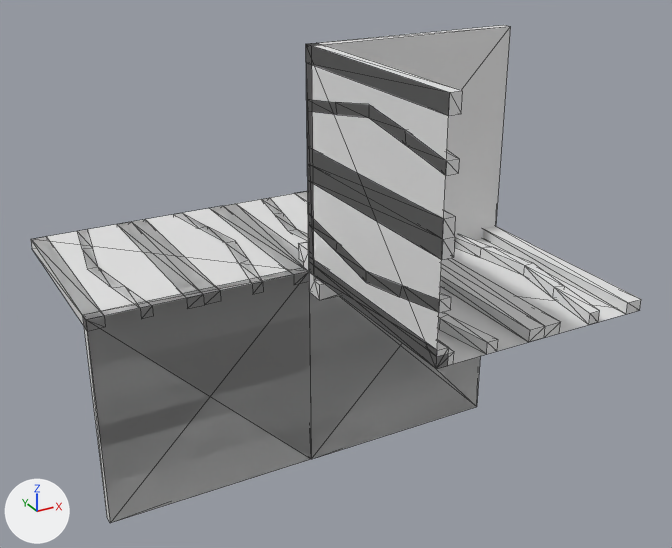
A saved change to the OBJ model Data/bmc/tiles/t_124.obj.
Before and after are seen from a 50 mm lens placed at (-0.866, -1.701, 0.83), pointed at (0.052, -0.031, -0.005). The axes (+X, +Y, +Z) are drawn at lower left. The lights are the same throughout. Mesh edges are drawn as thin lines. Where no turn or scale is listed for an object, it has been applied to the vertices.

Before the edit, the objects in view are built like this:
```python
me_t_124 = bpy.data.meshes.new('t_124')
me_t_124.from_pydata(...)  # 282 vertices, 548 faces; spans x -0.5..0.5, y -0.5..0.5, z -0.5..0.5
ob_t_124 = bpy.data.objects.new('t_124', me_t_124)
ob_t_124.location = (0.0, 0.0, 0.0)
```
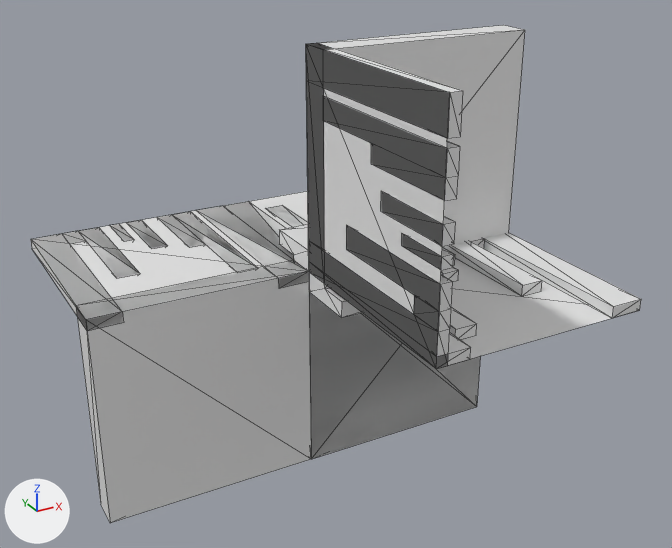
Scene script edits in JSON lines:
```json
{"block": "me_t_124", "where": "# used by ob_t_124; location = (0.0, 0.0, 0.0)"}
{"op": "remove", "block": "me_t_124", "code": "me_t_124.from_pydata(...)  # 282 vertices, 548 faces; spans x -0.5..0.5, y -0.5..0.5, z -0.5..0.5"}
{"op": "add", "block": "me_t_124", "code": "me_t_124.from_pydata(...)  # 240 vertices, 450 faces; spans x -0.5..0.5, y -0.5..0.5, z -0.5..0.5"}
{"block": "me_t_124", "change": "me_t_124 part 1: a new loose piece, a box spanning x 0.0..0.025, y -0.5..-0.3, z 0.237..0.277"}
{"block": "me_t_124", "change": "me_t_124 part 2: a new loose piece, a box spanning x 0.0..0.025, y -0.5..-0.374, z 0.193..0.218"}
{"block": "me_t_124", "change": "me_t_124 part 3: a new loose piece, a box spanning x -0.307..-0.282, y 0.374..0.5, z -0.025..0.0"}
{"block": "me_t_124", "change": "me_t_124 part 4: a new loose piece, a box spanning x -0.263..-0.223, y 0.3..0.5, z -0.025..0.0"}
{"block": "me_t_124", "change": "me_t_124 part 5: the loose piece of 38 vertices spanning x 0.071..0.138, y -0.5..0.5, z -0.025..0.025 is rebuilt with 25 vertices and now spans x 0.092..0.182, y -0.429..0.429, z -0.025..0.025"}
{"block": "me_t_124", "change": "me_t_124 part 6: the loose piece of 21 vertices spanning x 0.213..0.287, y -0.5..0.5, z -0.025..0.025 is rebuilt with 14 vertices and now spans x 0.223..0.263, y -0.2..0.2, z -0.025..0.025"}
{"block": "me_t_124", "change": "me_t_124 part 7: the loose piece of 20 vertices spanning x 0.0..0.025, y -0.5..0.0, z 0.363..0.429 is rebuilt with 14 vertices and now spans x 0.0..0.025, y -0.5..-0.071, z 0.318..0.408"}
{"block": "me_t_124", "change": "me_t_124 part 8: the loose piece of 20 vertices spanning x -0.138..-0.071, y 0.0..0.5, z -0.025..0.0 is rebuilt with 14 vertices and now spans x -0.182..-0.092, y 0.071..0.5, z -0.025..0.0"}
{"block": "me_t_124", "change": "me_t_124 part 9: the loose piece of 12 vertices spanning x 0.0..0.025, y -0.5..0.0, z 0.213..0.288 is deleted"}
{"block": "me_t_124", "change": "me_t_124 part 10: the loose piece of 12 vertices spanning x -0.287..-0.213, y 0.0..0.5, z -0.025..0.0 is deleted"}
{"block": "me_t_124", "change": "me_t_124 part 11: 127 vertices removed from x -0.5..0.5, y -0.5..0.5, z -0.5..0.5; 95 vertices added at x -0.5..0.5, y -0.5..0.5, z -0.5..0.5"}
```

Location of each change, (x1, y1, x2, y2) in pixels of the pictures (672 x 548 px; the box of a moved part takes in the faces that stretch with it):
```json
{"part": 1, "of": "me_t_124", "change": "added", "after": [381, 191, 456, 246]}
{"part": 2, "of": "me_t_124", "change": "added", "after": [402, 234, 454, 270]}
{"part": 3, "of": "me_t_124", "change": "added", "after": [109, 224, 134, 242]}
{"part": 4, "of": "me_t_124", "change": "added", "after": [127, 220, 168, 249]}
{"part": 5, "of": "me_t_124", "change": "rebuilt", "before": [261, 198, 498, 354], "after": [266, 205, 477, 340], "on screen": "11% narrower, 13% shorter"}
{"part": 6, "of": "me_t_124", "change": "rebuilt", "before": [296, 192, 561, 342], "after": [441, 267, 459, 282]}
{"part": 7, "of": "me_t_124", "change": "rebuilt", "before": [307, 100, 459, 176], "after": [323, 96, 460, 201], "on screen": "10% narrower, 38% taller"}
{"part": 8, "of": "me_t_124", "change": "rebuilt", "before": [173, 213, 263, 293], "after": [157, 213, 256, 271]}
{"part": 9, "of": "me_t_124", "change": "deleted", "before": [307, 148, 456, 260]}
{"part": 10, "of": "me_t_124", "change": "deleted", "before": [118, 219, 220, 309]}
{"part": 11, "of": "me_t_124", "change": "moved or reshaped", "before": [31, 25, 641, 522], "after": [31, 25, 641, 522]}
```
